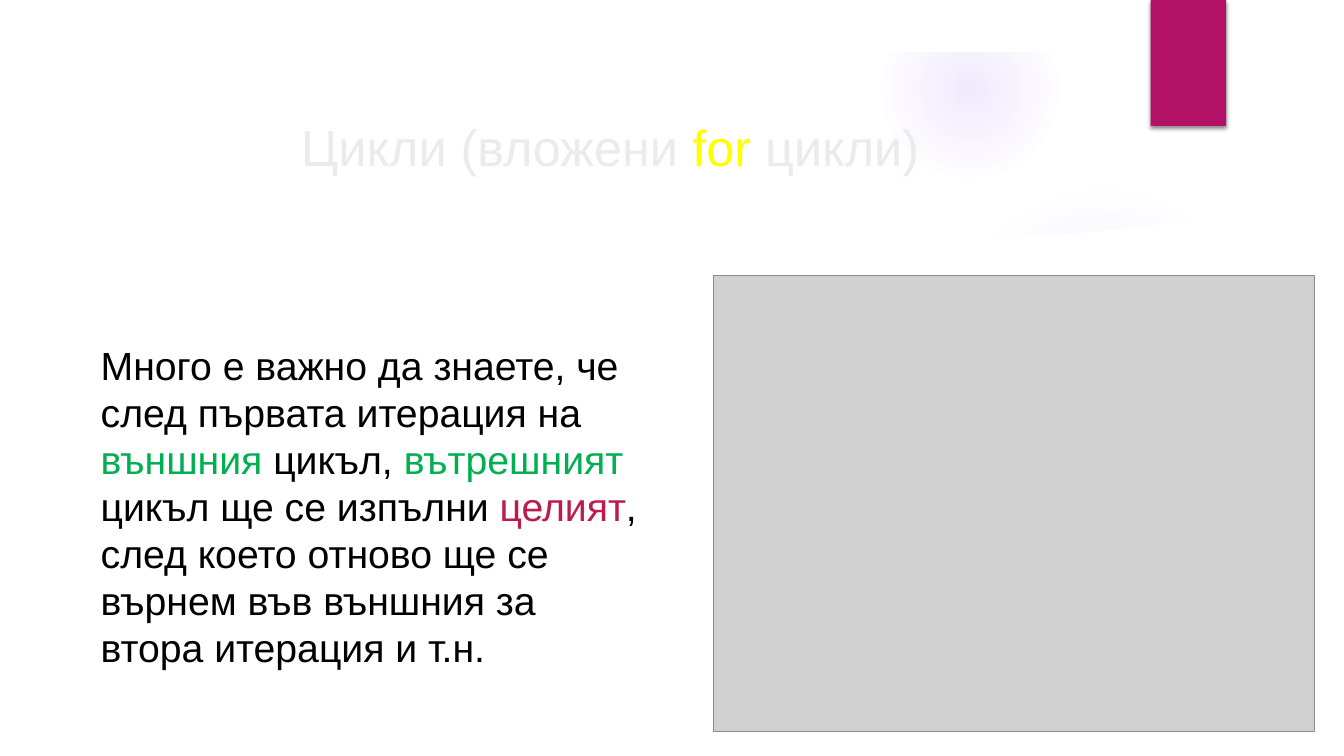
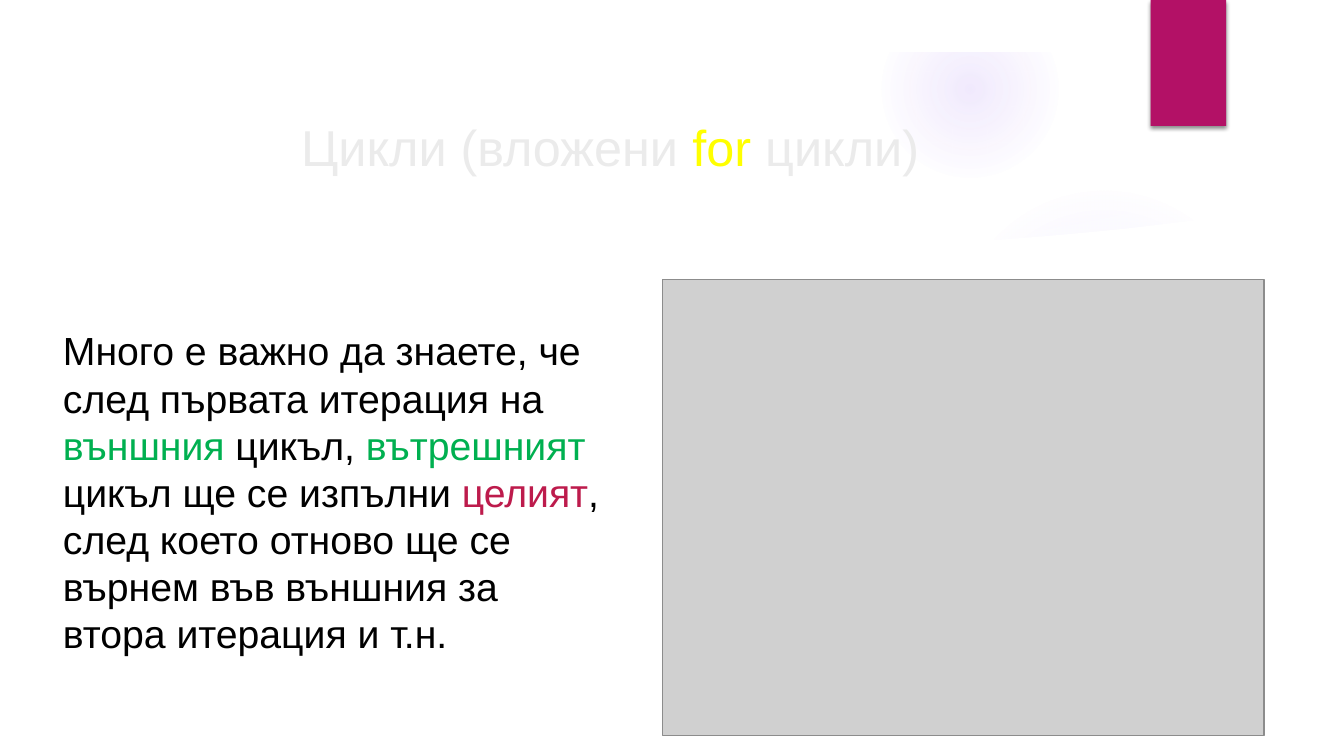
Before and after one commit to velizar92/CSharp-Programming-Presentations, a slide deck: slide 47 of C# Basics.pptx (slide 44 before the commit). Drawn at 1344x756 pixels with LibreOffice and Linux fonts; fonts in the diff are those of the drawing; grey boxes stand for pictures; background and template pictures are left out. Boxes give left, top, right and bottom in pixels: in the first picture for what was removed or moved away, otherwise in the second. Text is boxed around its words. In the diff, an @@ line names an element or a change of style, - is before the commit and + after.

```diff
--- a/C# Basics.pptx
+++ b/C# Basics.pptx
@@ picture: place and size @@
-picture at (714, 275, 1316, 731)
+picture at (663, 279, 1265, 735)
@@ text "Много е важно да знаете, ...": place and size @@
-text "Много е важно да знаете, ..." at (101, 353, 637, 670)
+text "Много е важно да знаете, ..." at (63, 338, 599, 656)
```
Also in this commit, not shown: 3 other slides changed, 3 slides added.
